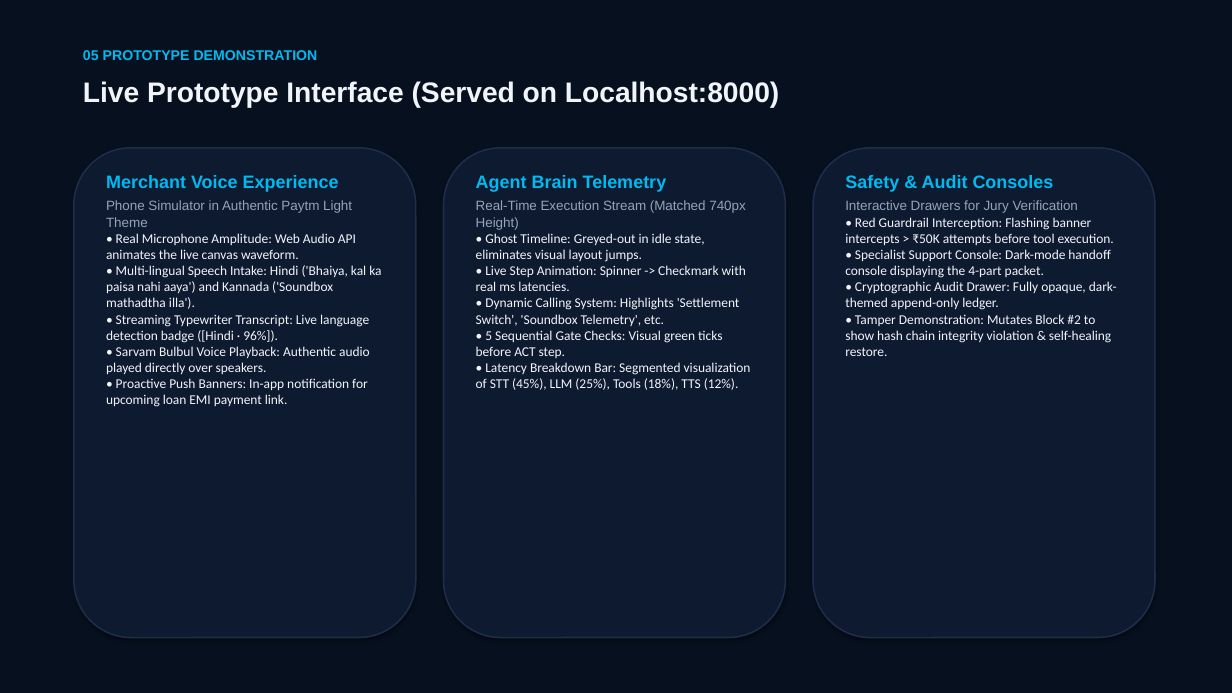
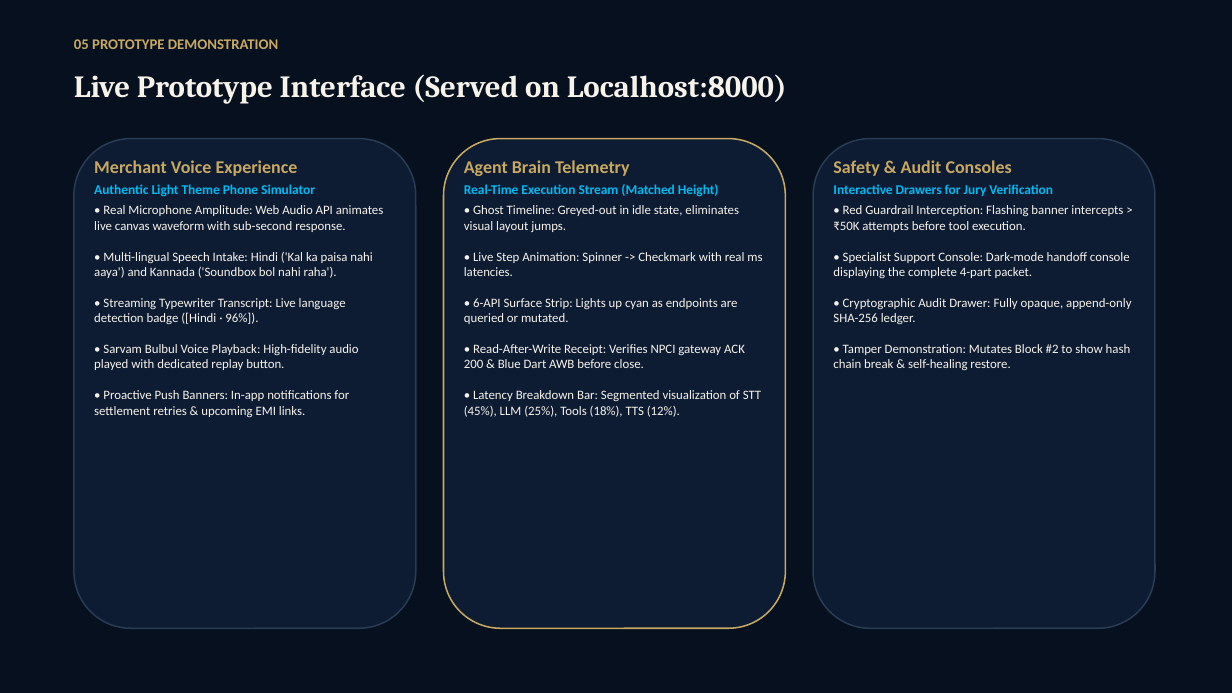
Before and after one commit to Tenali-Radhika/sahayak, a slide deck: slide 6 of Sahayak_Final_Evaluation_Prototype.pptx. Drawn at 1232x693 pixels with LibreOffice and Linux fonts; fonts in the diff are those of the drawing; background and template pictures are left out; a plain dark background stands for a picture behind light text. Boxes give left, top, right and bottom in pixels: in the first picture for what was removed or moved away, otherwise in the second. Text is boxed around its words. In the diff, an @@ line names an element or a change of style, - is before the commit and + after.

Commit message:
Polish prototype UI and evaluation deck
Refresh the presentation with the SahayakLuxe theme and improve the prototype’s scenario navigation, voice controls, execution progress, safety-gate states, and simulated-action disclosures. Regenerate the audit ledger for the latest demo run.

```diff
--- a/Sahayak_Final_Evaluation_Prototype.pptx
+++ b/Sahayak_Final_Evaluation_Prototype.pptx
@@ background #FFFFFF to picture (left out) @@
@@ rectangle at [0,0,1232,693]: fill #07101E to #06101F; shadow off @@
@@ text "05 PROTOTYPE DEMONSTRATION": place and size @@
-text "05 PROTOTYPE DEMONSTRATION" at [83,50,318,60]
+text "05 PROTOTYPE DEMONSTRATION" at [74,39,278,49]
@@ text "05 PROTOTYPE DEMONSTRATION" at [74,39,278,49]: size 11 to 11.5 pt, font Arial to Calibri, text colour #00BAF2 to #C9A961 @@
@@ text "Live Prototype Interface (Served on ..." at [74,74,787,104]: size 22 to 24 pt, font Arial to Cambria, text colour #F1F5F9 to #F7F3EA @@
@@ rounded rectangle at [74,139,416,628]: fill #0E1A30 to #0D1B33; outline #1E2E4A 1.2 pt to #2A3B54 1.2 pt; shadow off @@
@@ rounded rectangle at [444,139,786,628]: fill #0E1A30 to #0D1B33; outline #1E2E4A 1.2 pt to #C9A961 1.2 pt; shadow off @@
@@ 3 rounded rectangles: place and size @@
-3 rounded rectangles at [74,148,1155,638]
+3 rounded rectangles at [74,139,1155,628]
@@ rounded rectangle at [813,139,1155,628]: fill #0E1A30 to #0D1B33; outline #1E2E4A 1.2 pt to #2A3B54 1.2 pt; shadow off @@
@@ text at [94,160,298,176]: font Arial to Calibri, text colour #00BAF2 to #C9A961 in "Merchant Voice Experience" @@
@@ text "Merchant Voice Experience": place and size @@
-text "Merchant Voice Experience" at [106,175,381,407]
+text "Merchant Voice Experience" at [94,160,384,417]
@@ text at [464,160,630,176]: font Arial to Calibri, text colour #00BAF2 to #C9A961 in "Agent Brain Telemetry" @@
@@ text "Agent Brain Telemetry": place and size @@
-text "Agent Brain Telemetry" at [476,175,751,390]
+text "Agent Brain Telemetry" at [464,160,762,417]
@@ text at [833,160,1053,196]: font Arial to Calibri in "Safety & Audit Consoles", "Interactive Drawers for Jury Verification"; text colour #00BAF2 to #C9A961 in "Safety & Audit Consoles"; text colour #94A3B8 to #00BAF2, bold on in "Interactive Drawers for Jury Verification"; less space between paragraphs @@
@@ text "Safety & Audit Consoles": place and size @@
-text "Safety & Audit Consoles" at [845,175,1117,356]
+text "Safety & Audit Consoles" at [833,160,1131,370]
@@ text at [94,184,384,417]: text changed; size 10.5 to 10 pt; text colour #F1F5F9 to #F7F3EA @@
-Phone Simulator in Authentic Paytm Light Theme
-• Real Microphone Amplitude: Web Audio API animates the live canvas waveform.
-• Multi-lingual Speech Intake: Hindi ('Bhaiya, kal ka paisa nahi aaya') and Kannada ('Soundbox mathadtha illa').
-• Streaming Typewriter Transcript: Live language detection badge ([Hindi · 96%]).
-• Sarvam Bulbul Voice Playback: Authentic audio played directly over speakers.
-• Proactive Push Banners: In-app notification for upcoming loan EMI payment link.
+Authentic Light Theme Phone Simulator
+• Real Microphone Amplitude: Web Audio API animates live canvas waveform with sub-second response.
+• Multi-lingual Speech Intake: Hindi ('Kal ka paisa nahi aaya') and Kannada ('Soundbox bol nahi raha').
+• Streaming Typewriter Transcript: Live language detection badge ([Hindi · 96%]).
+• Sarvam Bulbul Voice Playback: High-fidelity audio played with dedicated replay button.
+• Proactive Push Banners: In-app notifications for settlement retries & upcoming EMI links.
@@ text at [464,184,762,417]: text changed; size 10.5 to 10 pt; text colour #F1F5F9 to #F7F3EA @@
-Real-Time Execution Stream (Matched 740px Height)
-• Ghost Timeline: Greyed-out in idle state, eliminates visual layout jumps.
-• Live Step Animation: Spinner -> Checkmark with real ms latencies.
-• Dynamic Calling System: Highlights 'Settlement Switch', 'Soundbox Telemetry', etc.
-• 5 Sequential Gate Checks: Visual green ticks before ACT step.
-• Latency Breakdown Bar: Segmented visualization of STT (45%), LLM (25%), Tools (18%), TTS (12%).
+Real-Time Execution Stream (Matched Height)
+• Ghost Timeline: Greyed-out in idle state, eliminates visual layout jumps.
+• Live Step Animation: Spinner -> Checkmark with real ms latencies.
+• 6-API Surface Strip: Lights up cyan as endpoints are queried or mutated.
+• Read-After-Write Receipt: Verifies NPCI gateway ACK 200 & Blue Dart AWB before close.
+• Latency Breakdown Bar: Segmented visualization of STT (45%), LLM (25%), Tools (18%), TTS (12%).
@@ text at [833,205,1131,370]: text changed; size 10.5 to 10 pt; text colour #F1F5F9 to #F7F3EA @@
-• Red Guardrail Interception: Flashing banner intercepts > ₹50K attempts before tool execution.
-• Specialist Support Console: Dark-mode handoff console displaying the 4-part packet.
-• Cryptographic Audit Drawer: Fully opaque, dark-themed append-only ledger.
-• Tamper Demonstration: Mutates Block #2 to show hash chain integrity violation & self-healing restore.
+• Red Guardrail Interception: Flashing banner intercepts > ₹50K attempts before tool execution.
+• Specialist Support Console: Dark-mode handoff console displaying the complete 4-part packet.
+• Cryptographic Audit Drawer: Fully opaque, append-only SHA-256 ledger.
+• Tamper Demonstration: Mutates Block #2 to show hash chain break & self-healing restore.
```
Also in this commit, not shown: 7 other slides changed, 3 other files.
